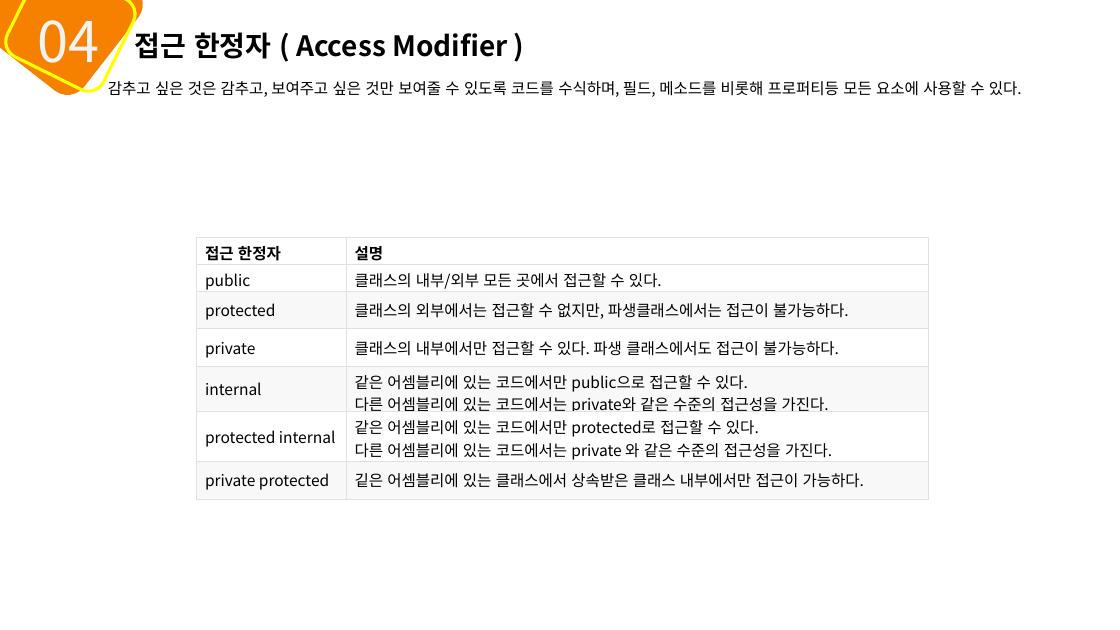
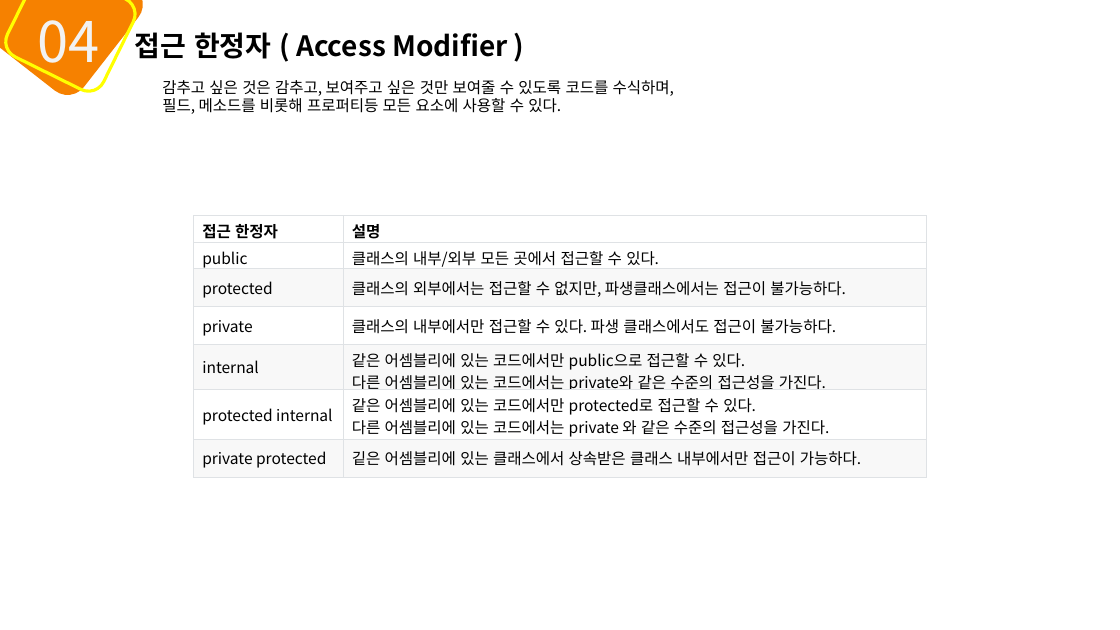
Before and after one commit to mins1119/C-, a slide deck: slide 40 of 2주차.pptx. Drawn at 1120x630 pixels with LibreOffice and Linux fonts; fonts in the diff are those of the drawing. Boxes give left, top, right and bottom in pixels: in the first picture for what was removed or moved away, otherwise in the second. Text is boxed around its words. In the diff, an @@ line names an element or a change of style, - is before the commit and + after.

```diff
--- a/2주차.pptx
+++ b/2주차.pptx
@@ text at [162,80,674,114]: text changed @@
-감추고 싶은 것은 감추고, 보여주고 싶은 것만 보여줄 수 있도록 코드를 수식하며, 필드, 메소드를 비롯해 프로퍼티등 모든 요소에 사용할 수 있다.
+감추고 싶은 것은 감추고, 보여주고 싶은 것만 보여줄 수 있도록 코드를 수식하며,
+필드, 메소드를 비롯해 프로퍼티등 모든 요소에 사용할 수 있다.
@@ table: place and size @@
-table at [197,237,928,498]
+table at [194,216,925,477]
```
Also in this commit, not shown: 47 other slides changed.
